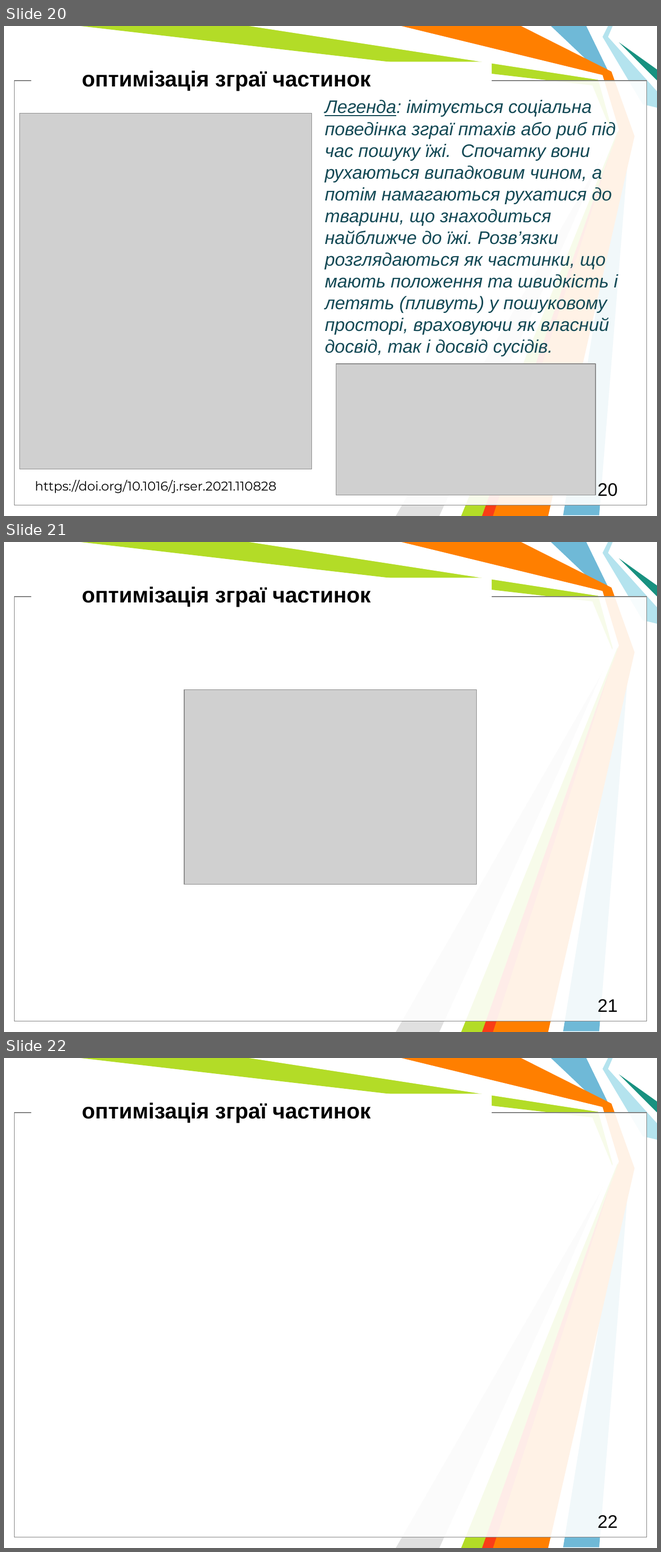
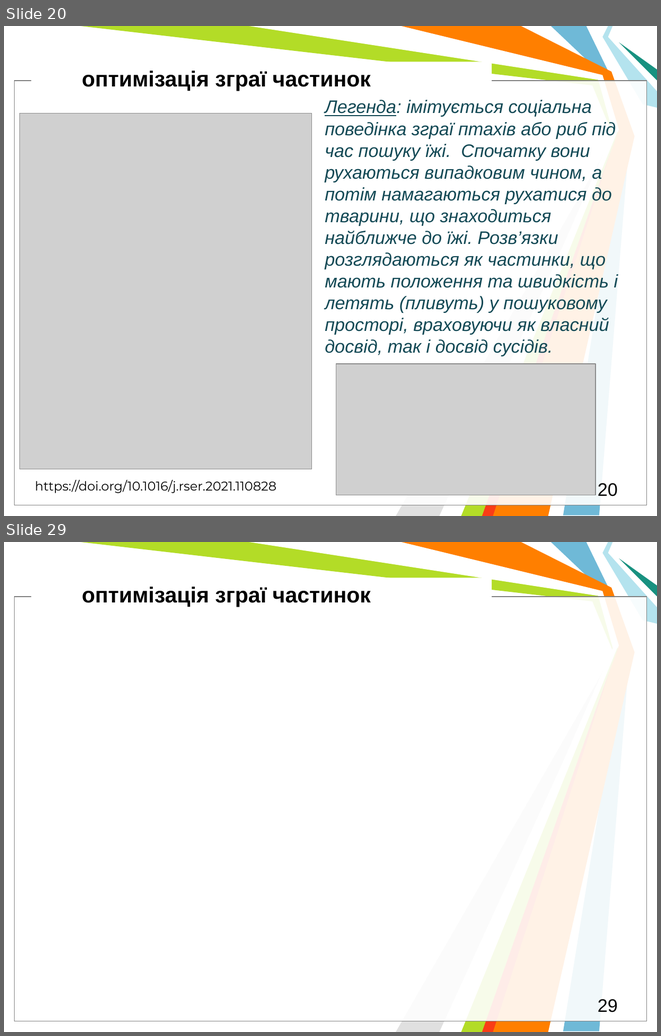
Before and after one commit to l432/NMK, a slide deck: Lecture/DAAD/DAAD_MetaH.pptm. Shown one above the other, each under a label of ours: slides 20, 21 and 22 before the commit, slides 20 and 29 after it; the slides between them are not shown. The pictures are 661x1552 and 661x1036 pixels, drawn with LibreOffice and Linux fonts; fonts in the diff are those of the drawing; grey boxes stand for pictures; background and template pictures are left out. Boxes give left, top, right and bottom in pixels: in the first picture for what was removed or moved away, otherwise in the second. Text is boxed around its words. In the diff, an @@ line names an element or a change of style, - is before the commit and + after.

```diff
--- a/Lecture/DAAD/DAAD_MetaH.pptm
+++ b/Lecture/DAAD/DAAD_MetaH.pptm
@@ slide 21 removed at bbox=[4, 542, 657, 1032], background #FFFFFF; not listed: 11 template elements that a slide beside it also shows @@
@@ text removed at bbox=[82, 587, 371, 607] @@
-оптимізація зграї частинок
@@ picture removed at bbox=[184, 689, 477, 884] @@
@@ page number removed at bbox=[598, 999, 618, 1012] @@
-21
@@ what was slide 22 is now slide 29 @@
@@ page number at bbox=[598, 999, 618, 1012]: text changed @@
-22
+29
```
Also in this commit, not shown: 8 slides added, 2 other files.
